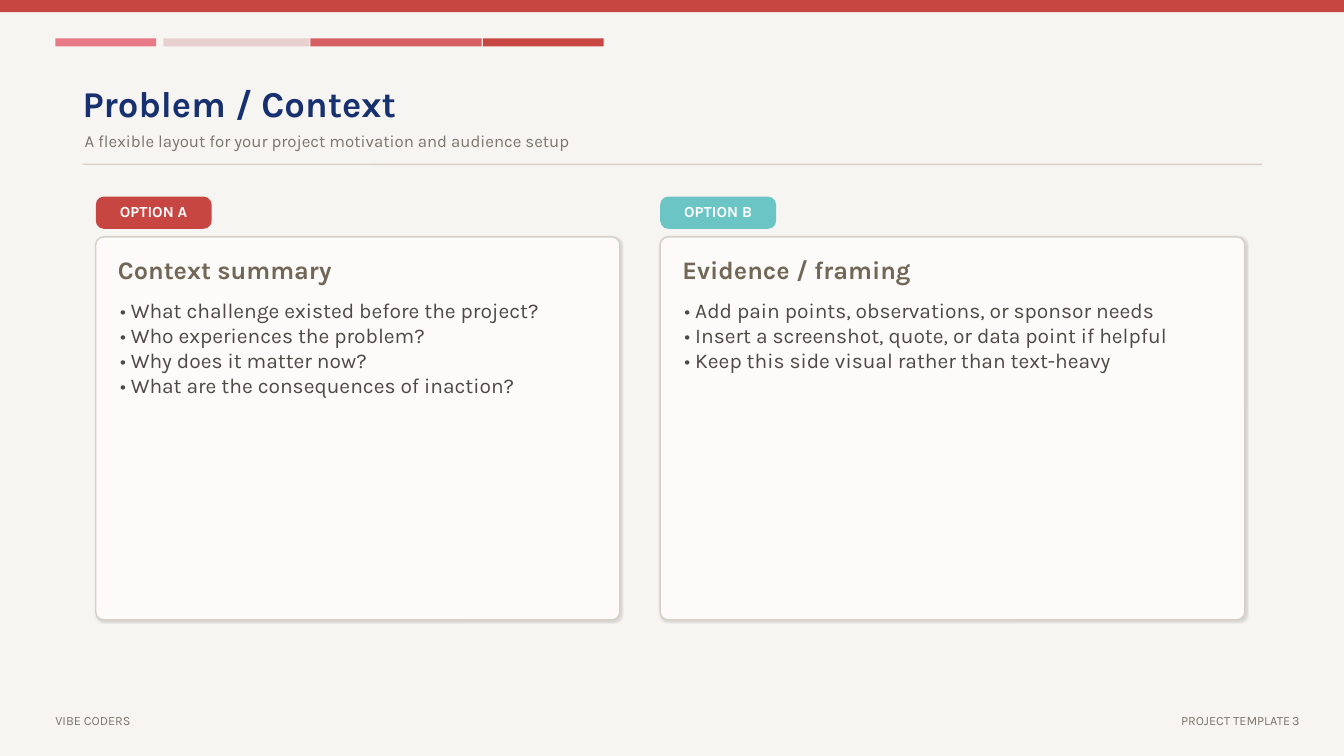
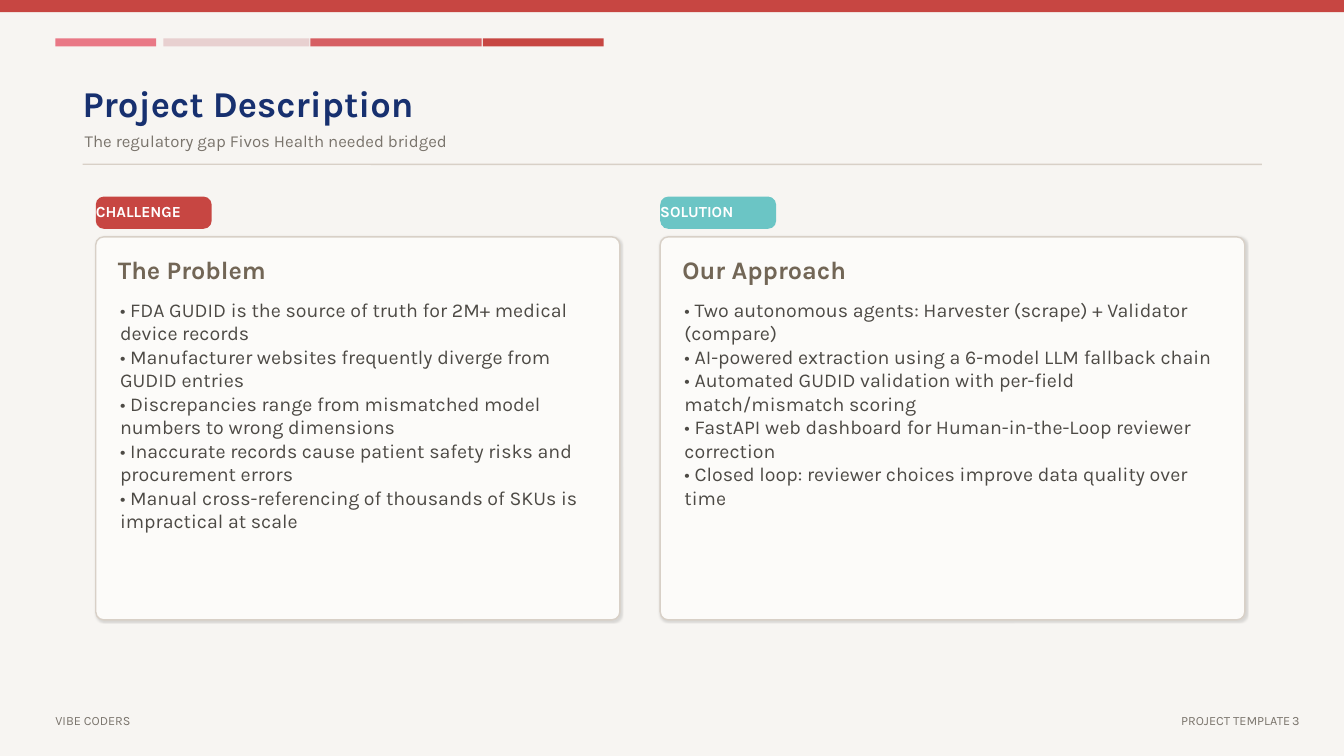
Before and after one commit to JasonSonith/Fivos_Senior_Project, a slide deck: slide 3 of Final_Presentation.pptx. Drawn at 1344x756 pixels with LibreOffice and Linux fonts; fonts in the diff are those of the drawing. Boxes give left, top, right and bottom in pixels: in the first picture for what was removed or moved away, otherwise in the second. Text is boxed around its words. In the diff, an @@ line names an element or a change of style, - is before the commit and + after.

```diff
--- a/Final_Presentation.pptx
+++ b/Final_Presentation.pptx
@@ text at (x1=83, y1=91, x2=414, y2=126): text changed @@
-Problem / Context
+Project Description
@@ text at (x1=85, y1=135, x2=447, y2=151): text changed @@
-A flexible layout for your project motivation and audience setup
+The regulatory gap Fivos Health needed bridged
@@ text at (x1=96, y1=207, x2=181, y2=217): text changed @@
-OPTION A
+CHALLENGE
@@ text at (x1=660, y1=207, x2=733, y2=222): text changed @@
-OPTION B
+SOLUTION
@@ text at (x1=118, y1=261, x2=266, y2=280): text changed @@
-Context summary
+The Problem
@@ text at (x1=682, y1=261, x2=846, y2=285): text changed @@
-Evidence / framing
+Our Approach
@@ text at (x1=120, y1=303, x2=577, y2=533): text changed; size 15 to 14 pt @@
-• What challenge existed before the project?
-• Who experiences the problem?
-• Why does it matter now?
-• What are the consequences of inaction?
+• FDA GUDID is the source of truth for 2M+ medical device records
+• Manufacturer websites frequently diverge from GUDID entries
+• Discrepancies range from mismatched model numbers to wrong dimensions
+• Inaccurate records cause patient safety risks and procurement errors
+• Manual cross-referencing of thousands of SKUs is impractical at scale
@@ text at (x1=684, y1=303, x2=1211, y2=505): text changed; size 15 to 14 pt @@
-• Add pain points, observations, or sponsor needs
-• Insert a screenshot, quote, or data point if helpful
-• Keep this side visual rather than text-heavy
+• Two autonomous agents: Harvester (scrape) + Validator (compare)
+• AI-powered extraction using a 6-model LLM fallback chain
+• Automated GUDID validation with per-field match/mismatch scoring
+• FastAPI web dashboard for Human-in-the-Loop reviewer correction
+• Closed loop: reviewer choices improve data quality over time
```
Also in this commit, not shown: 6 other slides changed, 4 slides added, 2 slides removed, 3 other files.
